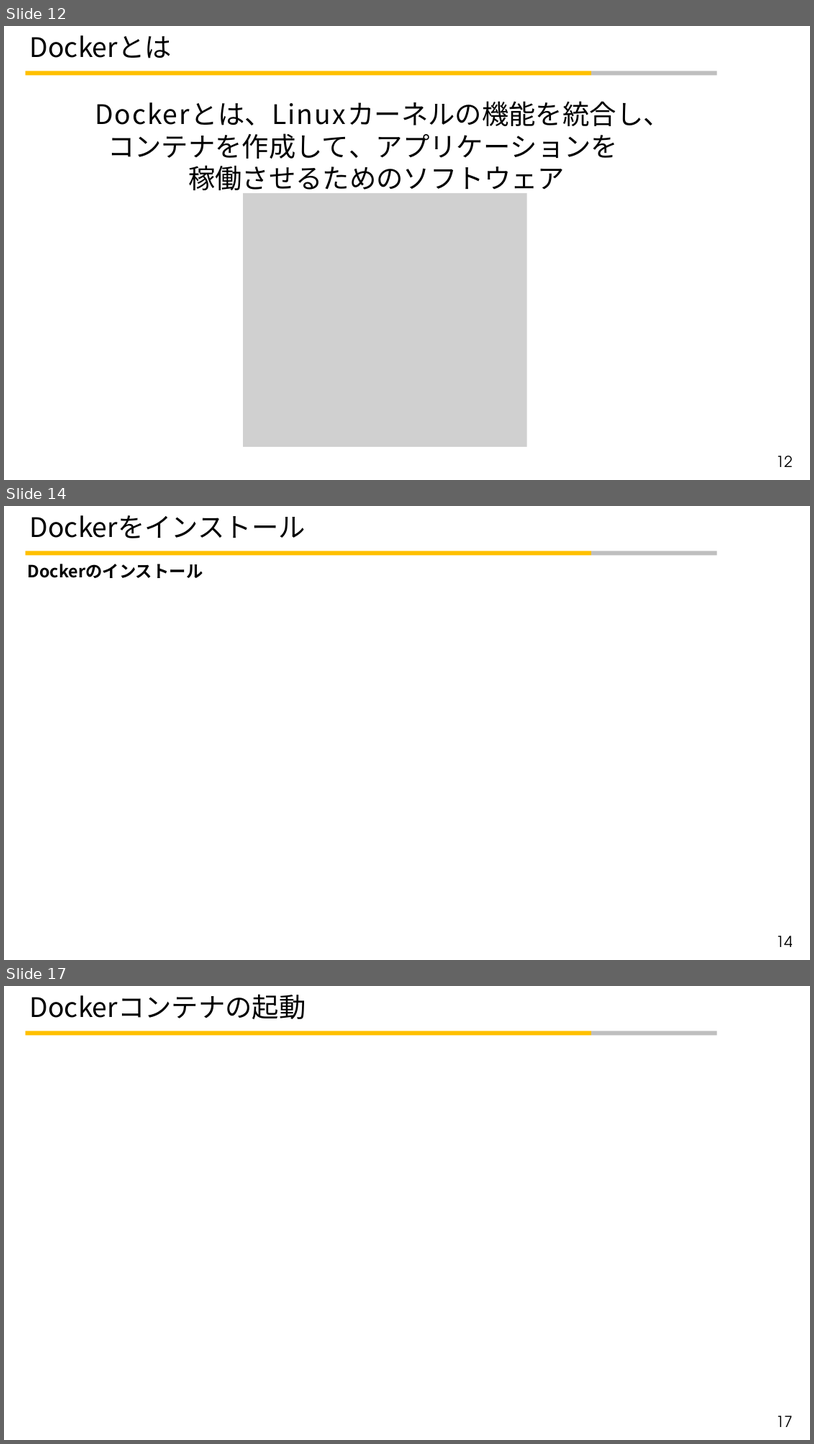
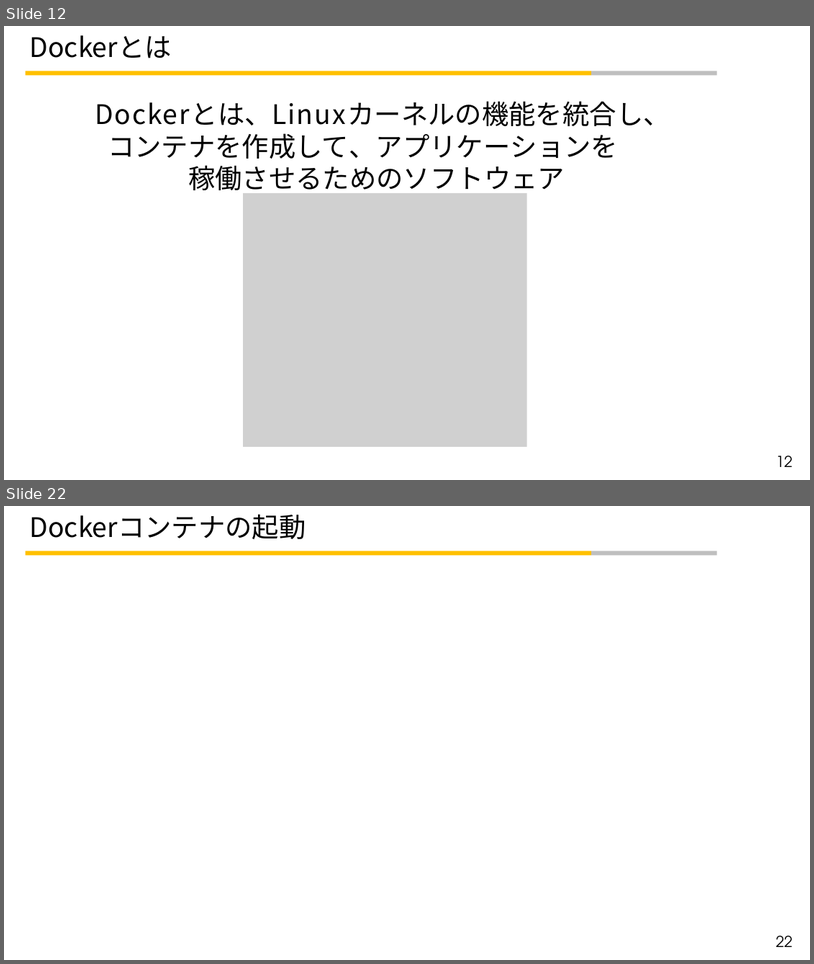
Before and after one commit to t-kotsubo/Study_Programing, a slide deck: Docker学習資料_小壷_20200501.pptx. Shown one above the other, each under a label of ours: slides 12, 14 and 17 before the commit, slides 12 and 22 after it; the slides between them are not shown. The pictures are 814x1444 and 814x964 pixels, drawn with LibreOffice and Linux fonts; fonts in the diff are those of the drawing; grey boxes stand for pictures; background and template pictures are left out. Boxes give left, top, right and bottom in pixels: in the first picture for what was removed or moved away, otherwise in the second. Text is boxed around its words. In the diff, an @@ line names an element or a change of style, - is before the commit and + after.

```diff
--- a/Docker学習資料_小壷_20200501.pptx
+++ b/Docker学習資料_小壷_20200501.pptx
@@ slide 14 removed at bbox=[4, 506, 810, 960], background #FFFFFF; not listed: 2 template elements that a slide beside it also shows @@
@@ title removed at bbox=[30, 515, 306, 538] @@
-Dockerをインストール
@@ text removed at bbox=[27, 564, 203, 578] @@
-Dockerのインストール
@@ page number removed at bbox=[777, 935, 793, 947] @@
-14
@@ what was slide 17 is now slide 22 @@
@@ page number at bbox=[777, 935, 793, 947]: text changed @@
-17
+22
```
Also in this commit, not shown: 5 slides changed, 7 slides added, 1 other slide removed.
